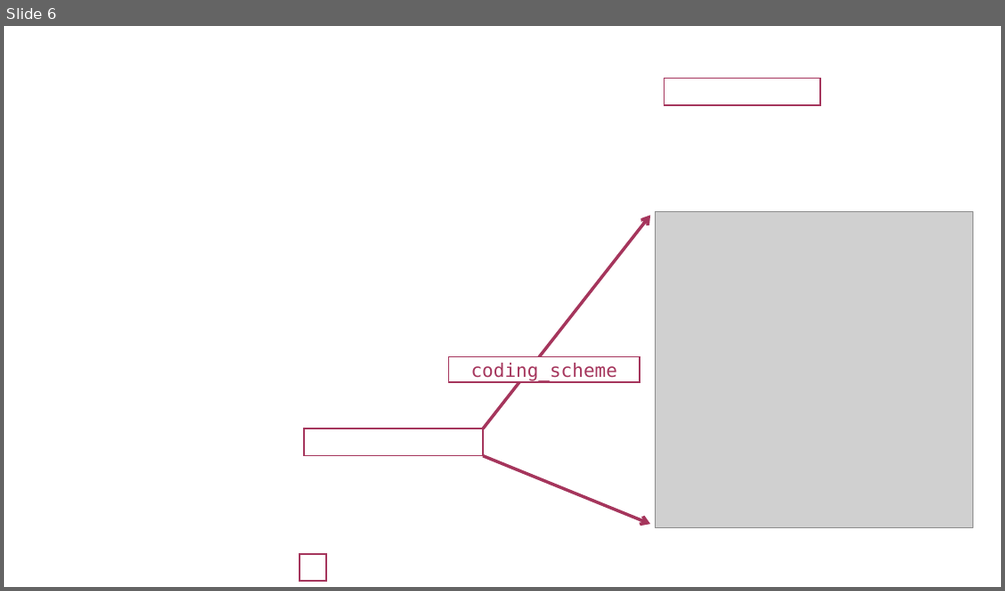
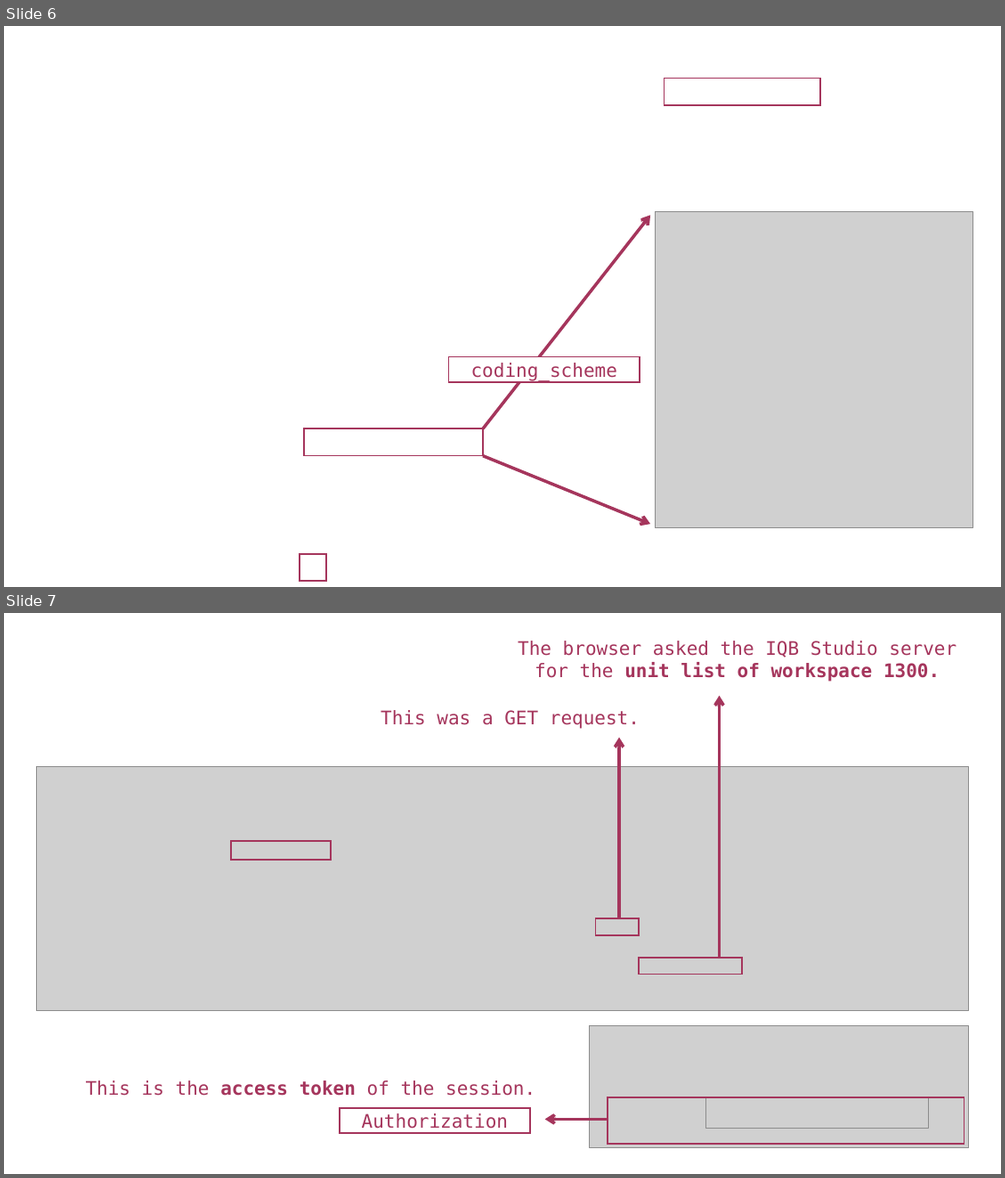
Before and after one commit to iqb-research/eatPrepTBA, a slide deck: vignettes/images/images.pptx. Shown one above the other, each under a label of ours: slide 6 before the commit, slides 6 and 7 after it. The pictures are 1005x591 and 1005x1178 pixels, drawn with LibreOffice and Linux fonts; fonts in the diff are those of the drawing; grey boxes stand for pictures; background and template pictures are left out. Boxes give left, top, right and bottom in pixels: in the first picture for what was removed or moved away, otherwise in the second. Text is boxed around its words. In the diff, an @@ line names an element or a change of style, - is before the commit and + after.

Commit message:
Add browser tools screenshot

```diff
--- a/vignettes/images/images.pptx
+++ b/vignettes/images/images.pptx
@@ slide 7 added at <box>4,613,1001,1174</box>, background #FFFFFF @@
@@ rectangle added at <box>488,643,987,675</box>, fill #FFFFFF, outline #FFFFFF 1.5 pt, 18 pt, text #A5355C @@
+The browser asked the IQB Studio server for the unit list of workspace 1300.
@@ rectangle added at <box>261,701,760,733</box>, fill #FFFFFF, outline #FFFFFF 1.5 pt, 18 pt, text #A5355C @@
+This was a GET request.
@@ arrow added from (720, 957) to (720, 695), #A5355C 3 pt @@
@@ arrow added from (619, 918) to (619, 737), #A5355C 3 pt @@
@@ picture added at <box>36,766,969,1010</box> @@
@@ rectangle added at <box>231,841,331,860</box>, outline #A5355C 1.5 pt @@
@@ rectangle added at <box>596,918,638,934</box>, outline #A5355C 1.5 pt @@
@@ rectangle added at <box>638,957,742,973</box>, outline #A5355C 1.5 pt @@
@@ picture added at <box>590,1026,969,1148</box> @@
@@ rectangle added at <box>62,1071,560,1103</box>, fill #FFFFFF, outline #FFFFFF 1.5 pt, 18 pt, text #A5355C @@
+This is the access token of the session.
@@ rectangle added at <box>339,1108,530,1134</box>, fill #FFFFFF, outline #A5355C 1.5 pt, 18 pt, text #A5355C @@
+Authorization
@@ arrow added from (607, 1119) to (544, 1119), #A5355C 3 pt @@
@@ rectangle added at <box>607,1097,964,1143</box>, outline #A5355C 1.5 pt @@
@@ picture added at <box>705,1097,928,1127</box> @@
```
Also in this commit, not shown: 5 other files.
